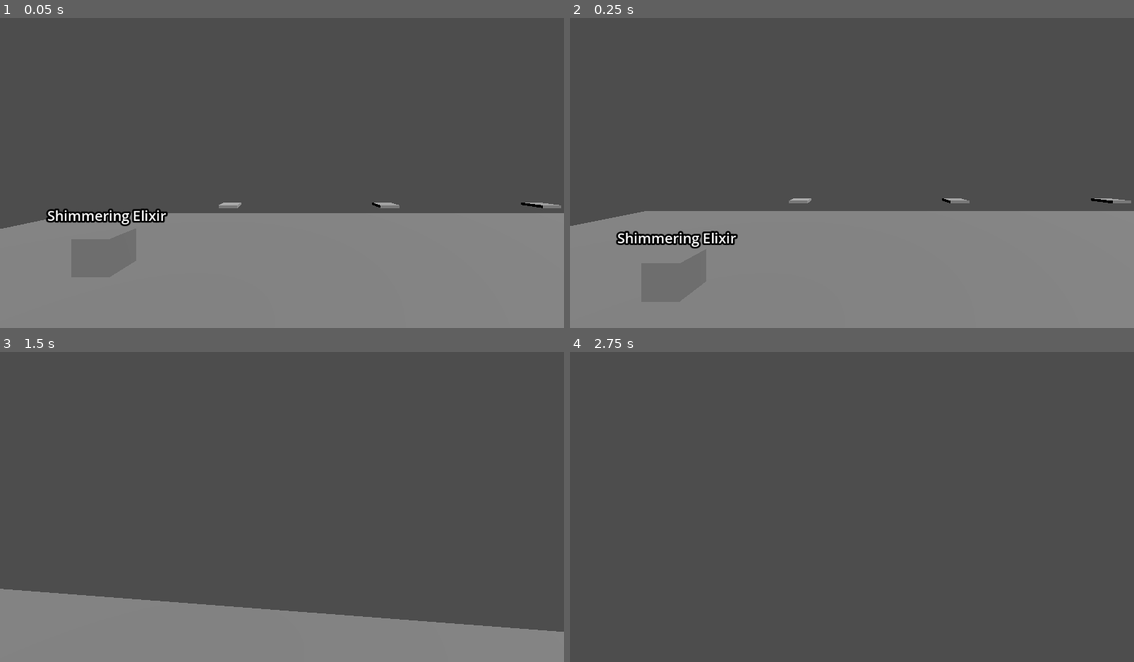
Above: before the commit, frames 1-4 (two rows, left to right).
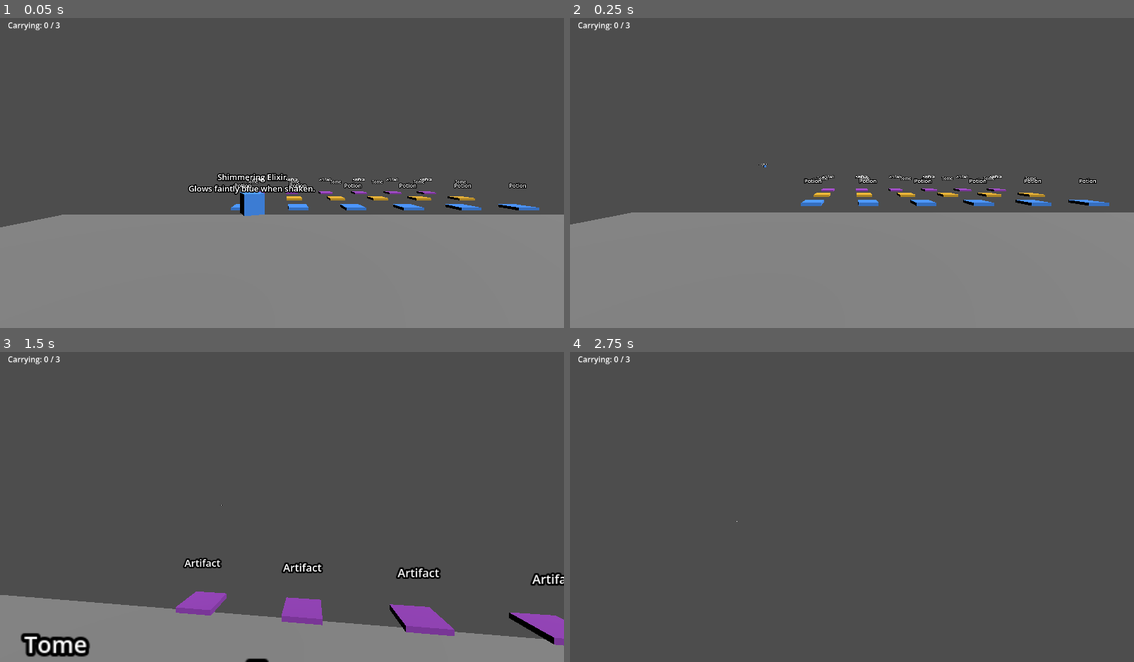
Above: after the commit, the same moments.

Repository: Redi38/coop-sorting-sim
Game: Godot game, scene res://scenes/world/World.tscn
Two runs of this game, one before a commit and one after it. Both use one fixed random seed, a clock stepped at 60 frames per second and the inputs below. This scene is started directly instead of the project's main scene.
Inputs (mouse positions are in pixels of both pictures, inside the frame that each line leads up to):
- Up to frame 1 (0.05 s): no input
- Up to frame 2 (0.25 s): no input
- Up to frame 3 (1.5 s): move the mouse to (310, 503) at 0.52 s; hold E (interact) 0.53-1.28 s; hold W (move_forward) from 0.53 s (still down); tap Space (jump) at 0.77 s; move the mouse to (253, 503) at 1.27 s; tap E (interact) at 1.35 s
- Up to frame 4 (2.75 s): keep holding W (move_forward); tap Space (jump) at 1.52 s; move the mouse to (863, 497) at 2.02 s; hold E (interact) from 2.03 s (still down)

The runs differ from the first frame. In frame 1, 3.7% of the frame differs, in the area x 0-100%, y 1-68%; in frame 2, 2.9%; in frame 3, 5.8%, in the area x 0-100%, y 1-100%; in frame 4, less than 0.1%.

Commit message:
Add item/clue catalog, generated shelf slots, capacity HUD, and wrong-placement reject flow
- data/item_catalog.gd: categories (color + display name) and item
  name/description templates, cycled to reach any target item count
- World.gd: generate items from ItemCatalog (60, up from 6 hardcoded)
  and a deterministic grid of shelf slots (6 per category, up from 1)
- Item/ShelfSlot: color-code by category as a visual clue; ShelfSlot
  now gets a per-instance material (was sharing one across all slots)
- Player: carry-capacity HUD (Carrying: n/3)
- ShelfSlot: wrong-category placements now flag red, block the slot
  briefly, then bounce back into the room instead of sitting stuck

Diff:
--- /dev/null
+++ b/data/item_catalog.gd
@@ -0,0 +1,103 @@
+class_name ItemCatalog
+extends RefCounted
+## res://data/item_catalog.gd
+##
+## Single source of truth for the sorting clue data: what categories exist,
+## what color/label represents each one (the "visual clue"), and the pool
+## of item name/description templates (the "textual clue") players read to
+## figure out where something belongs.
+##
+## World.gd spawns items by pulling from get_item_templates(); Item.gd and
+## ShelfSlot.gd both call get_category() so the color a player sees on an
+## item always matches the color on the slot it belongs in.
+
+class Category:
+	var id: String
+	var display_name: String
+	var color: Color
+
+	func _init(p_id: String, p_display_name: String, p_color: Color) -> void:
+		id = p_id
+		display_name = p_display_name
+		color = p_color
+
+
+static var _categories: Array[Category] = [
+	Category.new("potion", "Potion", Color(0.25, 0.55, 0.95)),
+	Category.new("tome", "Tome", Color(0.85, 0.65, 0.15)),
+	Category.new("artifact", "Artifact", Color(0.6, 0.25, 0.75)),
+]
+
+# Hand-authored clue templates — real display names + short descriptions,
+# grouped by category. This is the part to keep growing toward the spec's
+# 150-300 items; get_item_templates() below cycles + numbers these to reach
+# whatever target count World.gd asks for, so the pool doesn't need 300
+# hand-written entries to test the loop at scale.
+static var _templates := {
+	"potion": [
+		{"name": "Shimmering Elixir", "desc": "Glows faintly blue when shaken."},
+		{"name": "Murky Draught", "desc": "Smells of damp cellar stone."},
+		{"name": "Sunpetal Tonic", "desc": "Warm to the touch, faint citrus scent."},
+		{"name": "Frostbite Brew", "desc": "Cold enough to fog the glass."},
+		{"name": "Whispering Tincture", "desc": "Hums a low note when uncorked."},
+		{"name": "Ashwood Serum", "desc": "Tinted the color of burnt oak."},
+		{"name": "Nightbloom Potion", "desc": "Only glows after dark."},
+		{"name": "Ember Flask", "desc": "Faint warmth radiates from the cork."},
+	],
+	"tome": [
+		{"name": "Tome of Embers", "desc": "Pages edged with soot."},
+		{"name": "Waterlogged Journal", "desc": "Ink bled into faint blue rings."},
+		{"name": "Cracked Grimoire", "desc": "Spine held together with twine."},
+		{"name": "Star-Chart Codex", "desc": "Cover etched with constellations."},
+		{"name": "Moth-Eaten Ledger", "desc": "Half the pages are missing."},
+		{"name": "Silverleaf Almanac", "desc": "Smells faintly of pressed flowers."},
+		{"name": "Iron-Bound Folio", "desc": "Clasped shut with a rusted lock."},
+		{"name": "Whispering Primer", "desc": "Margins full of cramped handwriting."},
+	],
+	"artifact": [
+		{"name": "Cracked Orb", "desc": "A hairline fracture runs through its core."},
+		{"name": "Tarnished Compass", "desc": "Needle spins without settling."},
+		{"name": "Woven Talisman", "desc": "Threads knotted in an old pattern."},
+		{"name": "Chipped Hourglass", "desc": "Sand trickles slower than it should."},
+		{"name": "Rusted Key", "desc": "No lock in the archive seems to fit it."},
+		{"name": "Carved Bone Charm", "desc": "Etched with symbols worn smooth."},
+		{"name": "Dented Medallion", "desc": "Bears a crest no one recognizes."},
+		{"name": "Faded Seal-Stone", "desc": "Once stamped official archive documents."},
+	],
+}
+
+
+static func get_categories() -> Array[Category]:
+	return _categories
+
+
+static func get_category(id: String) -> Category:
+	for c in _categories:
+		if c.id == id:
+			return c
+	return null
+
+
+## Returns `count` item definitions (id/category/name/description),
+## spread evenly across categories, cycling each category's templates and
+## numbering repeats ("Shimmering Elixir (Batch 2)") once `count` exceeds
+## the hand-authored pool. Deterministic pass order, but World.gd is free
+## to scatter/shuffle spawn positions itself.
+static func get_item_templates(count: int) -> Array[Dictionary]:
+	var result: Array[Dictionary] = []
+	var per_category := int(ceil(float(count) / _categories.size()))
+	for category in _categories:
+		var pool: Array = _templates[category.id]
+		for i in per_category:
+			if result.size() >= count:
+				break
+			var template: Dictionary = pool[i % pool.size()]
+			var batch := (i / pool.size()) + 1
+			var suffix := "" if batch == 1 else " (Batch %d)" % batch
+			result.append({
+				"id": "%s_%02d" % [category.id, i],
+				"category": category.id,
+				"name": template["name"] + suffix,
+				"description": template["desc"],
+			})
+	return result
--- a/scenes/item/Item.gd
+++ b/scenes/item/Item.gd
@@ -11,6 +11,7 @@
 @export var item_id: String = ""
 @export var category: String = ""          # e.g. "potion", "tome", "artifact"
 @export var display_name: String = ""
+@export var description: String = ""       # the textual clue players read
 @export var correct_slot_id: String = ""
 
 var held_by_peer: int = 0                   # 0 = not held
@@ -24,9 +25,32 @@
 
 func _ready() -> void:
 	add_to_group("item")
+	_refresh_clue_display()
+	set_multiplayer_authority(1)  # host always owns item logic
+
+
+func _refresh_clue_display() -> void:
+	# The color clue: matches the ShelfSlot indicator for the same category,
+	# so a player can sort by color alone before reading anything. The text
+	# clue (name + short description) is the fallback / tie-breaker for
+	# categories that end up sharing a similar color at a glance.
+	var cat := ItemCatalog.get_category(category)
+	if mesh and cat:
+		var mat := StandardMaterial3D.new()
+		mat.albedo_color = cat.color
+		mesh.set_surface_override_material(0, mat)
 	if label:
-		label.text = display_name if display_name != "" else item_id
-	set_multiplayer_authority(1)  # host always owns item logic
+		var name_line := display_name if display_name != "" else item_id
+		label.text = name_line + ("\n" + description if description != "" else "")
+
+
+# category/display_name/description arrive on clients via the
+# MultiplayerSynchronizer at spawn time, after _ready() has already run
+# with empty defaults — re-apply the clue display once they land.
+func _set(property: StringName, value) -> bool:
+	if property in ["category", "display_name", "description"] and is_inside_tree():
+		call_deferred("_refresh_clue_display")
+	return false
 
 
 func _physics_process(_delta: float) -> void:
--- a/scenes/item/Item.tscn
+++ b/scenes/item/Item.tscn
@@ -36,12 +36,16 @@
 properties/8/path = NodePath(".:display_name")
 properties/8/spawn = true
 properties/8/replication_mode = 0
+properties/9/path = NodePath(".:description")
+properties/9/spawn = true
+properties/9/replication_mode = 0
 
 [node name="Item" type="RigidBody3D"]
 script = ExtResource("1")
 item_id = ""
 category = ""
 display_name = ""
+description = ""
 correct_slot_id = ""
 
 [node name="CollisionShape3D" type="CollisionShape3D" parent="."]
--- a/scenes/player/Player.gd
+++ b/scenes/player/Player.gd
@@ -16,6 +16,7 @@
 @onready var interact_ray: RayCast3D = $Camera3D/InteractRay
 @onready var hold_point: Marker3D = $Camera3D/HoldPoint
 @onready var nameplate: Label3D = $Nameplate
+@onready var capacity_label: Label = $HUD/CapacityLabel
 
 var held_items: Array[Node] = []
 var _gravity: float = ProjectSettings.get_setting("physics/3d/default_gravity")
@@ -26,8 +27,10 @@
 	camera.current = is_local
 	set_process_unhandled_input(is_local)
 	set_physics_process(is_local)
+	capacity_label.get_parent().visible = is_local  # only the local player needs their own HUD
 	if is_local:
 		Input.mouse_mode = Input.MOUSE_MODE_CAPTURED
+		_update_capacity_label()
 	var id := get_multiplayer_authority()
 	if NetworkManager.players.has(id):
 		nameplate.text = NetworkManager.players[id].get("name", "Player")
@@ -97,10 +100,17 @@
 func note_item_held(item: Node) -> void:
 	if item not in held_items:
 		held_items.append(item)
+	_update_capacity_label()
 
 
 func note_item_released(item: Node) -> void:
 	held_items.erase(item)
+	_update_capacity_label()
+
+
+func _update_capacity_label() -> void:
+	if capacity_label:
+		capacity_label.text = "Carrying: %d / %d" % [held_items.size(), CARRY_CAPACITY]
 
 
 func get_hold_point() -> Marker3D:
--- a/scenes/player/Player.tscn
+++ b/scenes/player/Player.tscn
@@ -48,5 +48,14 @@
 [node name="HoldPoint" type="Marker3D" parent="Camera3D"]
 transform = Transform3D(1, 0, 0, 0, 1, 0, 0, 0, 1, 0.3, -0.3, -0.8)
 
+[node name="HUD" type="CanvasLayer" parent="."]
+
+[node name="CapacityLabel" type="Label" parent="HUD"]
+offset_left = 16.0
+offset_top = 16.0
+offset_right = 220.0
+offset_bottom = 40.0
+text = "Carrying: 0 / 3"
+
 [node name="MultiplayerSynchronizer" type="MultiplayerSynchronizer" parent="."]
 replication_config = SubResource("SceneReplicationConfig_1")
--- a/scenes/shelf_slot/ShelfSlot.gd
+++ b/scenes/shelf_slot/ShelfSlot.gd
@@ -13,16 +13,30 @@
 
 @onready var indicator: MeshInstance3D = $Indicator
 @onready var attach_point: Marker3D = $AttachPoint
+@onready var clue_label: Label3D = $ClueLabel
 
-const COLOR_EMPTY := Color(0.6, 0.6, 0.6)
 const COLOR_CORRECT := Color(0.3, 0.9, 0.4)
 const COLOR_WRONG := Color(0.9, 0.3, 0.3)
+
+var _empty_color := Color(0.6, 0.6, 0.6)
+var _indicator_material: StandardMaterial3D
 
 
 func _ready() -> void:
 	add_to_group("shelf_slot")
 	set_multiplayer_authority(1)
-	_update_indicator(COLOR_EMPTY)
+	# World.gd instances many ShelfSlots from one PackedScene, and Godot
+	# shares a .tscn's sub-resources across instances unless given their
+	# own copy — without this, painting one slot would repaint every slot.
+	_indicator_material = StandardMaterial3D.new()
+	if indicator:
+		indicator.set_surface_override_material(0, _indicator_material)
+	var cat := ItemCatalog.get_category(accepted_category)
+	if cat:
+		_empty_color = cat.color
+		if clue_label:
+			clue_label.text = cat.display_name
+	_update_indicator(_empty_color)
 
 
 @rpc("any_peer", "reliable", "call_local")
@@ -47,11 +61,9 @@
 func _sync_state(is_filled: bool, is_locked: bool, was_correct: bool) -> void:
 	filled = is_filled
 	locked = is_locked
-	_update_indicator(COLOR_CORRECT if (is_filled and was_correct) else (COLOR_WRONG if is_filled else COLOR_EMPTY))
+	_update_indicator(COLOR_CORRECT if (is_filled and was_correct) else (COLOR_WRONG if is_filled else _empty_color))
 
 
 func _update_indicator(color: Color) -> void:
-	if indicator and indicator.get_surface_override_material_count() > 0:
-		var mat := indicator.get_surface_override_material(0)
-		if mat is StandardMaterial3D:
-			mat.albedo_color = color
+	if _indicator_material:
+		_indicator_material.albedo_color = color
--- a/scenes/shelf_slot/ShelfSlot.tscn
+++ b/scenes/shelf_slot/ShelfSlot.tscn
@@ -25,3 +25,9 @@
 
 [node name="AttachPoint" type="Marker3D" parent="."]
 position = Vector3(0, 0.1, 0)
+
+[node name="ClueLabel" type="Label3D" parent="."]
+position = Vector3(0, 0.4, 0)
+billboard = 1
+font_size = 20
+text = ""
--- a/scenes/world/World.gd
+++ b/scenes/world/World.gd
@@ -1,26 +1,27 @@
 extends Node3D
 ## res://scenes/world/World.tscn
 ##
-## Milestone-1 room: one shared space, a handful of shelf slots (placed in
-## the editor), and a small set of items the host spawns at runtime through
-## the MultiplayerSpawner so every client sees the same set without hand-
-## authoring per-item replication.
+## Milestone-1 room: one shared space, a grid of shelf slots, and a set of
+## items the host spawns at runtime through the MultiplayerSpawner so every
+## client sees the same set without hand-authoring per-item replication.
+## Item/category data lives in ItemCatalog (res://data/item_catalog.gd), not
+## here — this script just decides how many items/slots to place and where.
 
 const ITEM_SCENE := preload("res://scenes/item/Item.tscn")
+const SLOT_SCENE := preload("res://scenes/shelf_slot/ShelfSlot.tscn")
 
-# id, category, display name — swap this for a resource/JSON file once the
-# real 150-300 item set exists; this is just enough to test sync with two players.
-const DEMO_ITEMS := [
-	{"id": "potion_01", "category": "potion", "name": "Shimmering Elixir"},
-	{"id": "potion_02", "category": "potion", "name": "Murky Draught"},
-	{"id": "tome_01", "category": "tome", "name": "Tome of Embers"},
-	{"id": "tome_02", "category": "tome", "name": "Waterlogged Journal"},
-	{"id": "artifact_01", "category": "artifact", "name": "Cracked Orb"},
-	{"id": "artifact_02", "category": "artifact", "name": "Tarnished Compass"},
-]
+# Kept modest for local network testing on a single room. ItemCatalog's
+# get_item_templates() cycles its hand-authored pool with numbered repeats,
+# so this can be raised toward the design doc's 150-300 target once the
+# sync loop at this scale feels good over an actual connection, without
+# touching anything else here.
+const TARGET_ITEM_COUNT := 60
+const SLOTS_PER_CATEGORY := 6
+const SCATTER_HALF_EXTENT := 6.0
 
 @onready var spawn_points_node: Node3D = $SpawnPoints
 @onready var items_container: Node3D = $Items
+@onready var shelf_slots_node: Node3D = $ShelfSlots
 @onready var players_container: Node3D = $Players
 
 
@@ -33,19 +34,45 @@
 
 	NetworkManager.register_world(self, spawn_points)
 
+	# Slot layout is pure, deterministic math over ItemCatalog's fixed
+	# category list — every peer runs this and gets an identical node tree,
+	# so ShelfSlot's host-authoritative RPCs resolve to matching NodePaths
+	# on host and clients alike without needing a MultiplayerSpawner.
+	_spawn_shelf_slots()
+
 	if multiplayer.is_server():
-		_spawn_demo_items()
+		_spawn_items()
 
 
-func _spawn_demo_items() -> void:
-	for i in DEMO_ITEMS.size():
-		var data: Dictionary = DEMO_ITEMS[i]
+func _spawn_shelf_slots() -> void:
+	var categories := ItemCatalog.get_categories()
+	for row in categories.size():
+		var cat := categories[row]
+		for col in SLOTS_PER_CATEGORY:
+			var slot: Area3D = SLOT_SCENE.instantiate()
+			slot.name = "Slot_%s_%d" % [cat.id, col]
+			slot.slot_id = "slot_%s_%d" % [cat.id, col]
+			slot.accepted_category = cat.id
+			shelf_slots_node.add_child(slot)
+			var x := (col - (SLOTS_PER_CATEGORY - 1) / 2.0) * 1.0
+			var z := -6.0 - row * 1.2
+			slot.position = Vector3(x, 1.0, z)
+
+
+func _spawn_items() -> void:
+	var templates := ItemCatalog.get_item_templates(TARGET_ITEM_COUNT)
+	for data in templates:
 		var item: CoopItem = ITEM_SCENE.instantiate() as CoopItem
 		item.name = data["id"]
 		item.item_id = data["id"]
 		item.category = data["category"]
 		item.display_name = data["name"]
+		item.description = data["description"]
 		items_container.add_child(item, true)
-		# scatter items roughly around the room center; replace with real
-		# scatter points once the level art exists
-		item.global_position = Vector3(randf_range(-4.0, 4.0), 1.0, randf_range(-4.0, 4.0))
+		# scatter roughly around the room center, away from the shelf wall;
+		# replace with real scatter points once the level art exists
+		item.global_position = Vector3(
+			randf_range(-SCATTER_HALF_EXTENT, SCATTER_HALF_EXTENT),
+			1.0,
+			randf_range(-2.0, SCATTER_HALF_EXTENT)
+		)
--- a/scenes/world/World.tscn
+++ b/scenes/world/World.tscn
@@ -1,8 +1,6 @@
-[gd_scene load_steps=7 format=3 uid="uid://f4world0001"]
+[gd_scene load_steps=5 format=3 uid="uid://f4world0001"]
 
 [ext_resource type="Script" path="res://scenes/world/World.gd" id="1"]
-[ext_resource type="PackedScene" path="res://scenes/shelf_slot/ShelfSlot.tscn" id="2"]
-[ext_resource type="PackedScene" path="res://scenes/item/Item.tscn" id="3"]
 
 [sub_resource type="BoxShape3D" id="BoxShape3D_floor"]
 size = Vector3(20, 0.2, 20)
@@ -43,21 +41,6 @@
 
 [node name="ShelfSlots" type="Node3D" parent="."]
 
-[node name="Slot_Potion" parent="ShelfSlots" instance=ExtResource("2")]
-transform = Transform3D(1, 0, 0, 0, 1, 0, 0, 0, 1, -3, 1.0, -6)
-slot_id = "slot_potion"
-accepted_category = "potion"
-
-[node name="Slot_Tome" parent="ShelfSlots" instance=ExtResource("2")]
-transform = Transform3D(1, 0, 0, 0, 1, 0, 0, 0, 1, 0, 1.0, -6)
-slot_id = "slot_tome"
-accepted_category = "tome"
-
-[node name="Slot_Artifact" parent="ShelfSlots" instance=ExtResource("2")]
-transform = Transform3D(1, 0, 0, 0, 1, 0, 0, 0, 1, 3, 1.0, -6)
-slot_id = "slot_artifact"
-accepted_category = "artifact"
-
 [node name="Items" type="Node3D" parent="."]
 
 [node name="ItemSpawner" type="MultiplayerSpawner" parent="Items"]
Not shown, added: data/item_catalog.gd.uid
Not shown, changed: README.md
